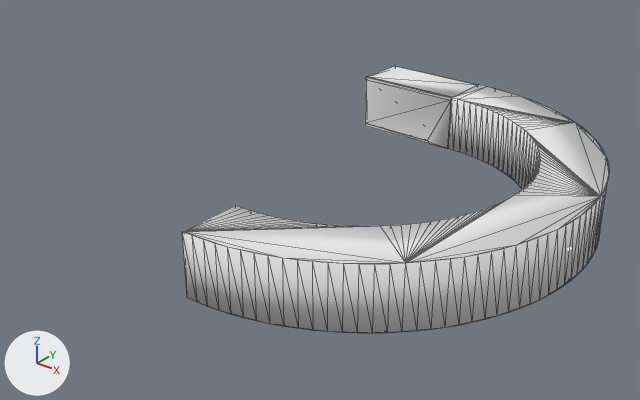
The FBX model Assets/Models/Unknown/L0-4.fbx: old version first, new version second.
One viewpoint serves both versions: a 50 mm camera at (4.89, -7.46, 3.13) aimed at (0.83, -2.38, -0.02). Lighting does not change. The marker at lower left points along +X, +Y and +Z. Mesh edges are drawn as thin lines. Where no turn or scale is listed for an object, it has been applied to the vertices.
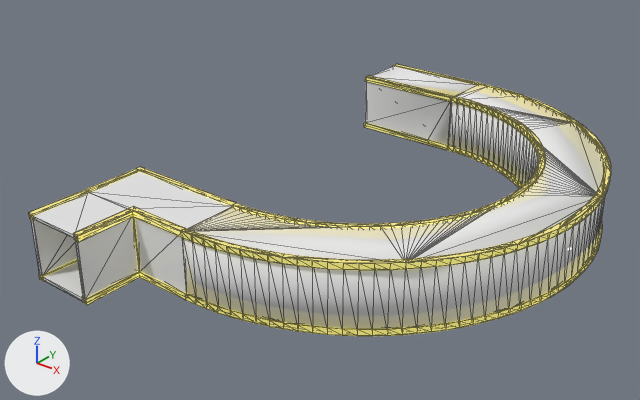
The newer file is also turned or shifted as a whole; pictures and numbers use the older file's frame.

Boxes [x1, y1, x2, y2] around the edits, measured in the pictures (640 x 400 px):
'Light', added
    after: [29, 64, 611, 336]
    faces in mat_02___default (beige #f7e4a5): [393, 64, 479, 85]
'Wall2', added
    after: [31, 172, 231, 303]

Diff of the bpy script that builds the scene:
```diff
--- a/Assets/Models/Unknown/L0-4.fbx.py
+++ b/Assets/Models/Unknown/L0-4.fbx.py
@@ mat_02___default @@
+mat_02___default = principled_material('02 - Default')
+mat_02___default.base_color = (0.933, 0.774, 0.374)  # beige #f7e4a5
+mat_02___default.metallic = 1.0
+mat_02___default.roughness = 0.08
+mat_02___default.emission_color = (1.0, 0.933, 0.192)  # yellow #fff779
+mat_02___default.emission_strength = 0.5
@@ me_mesh_002 @@
+me_mesh_002.from_pydata(...)  # 136 vertices, 272 faces; spans x -0.267..0.775, y -0.26..0.768, z 0.0..0.533
+# faces by material slot: [232, 40]
+me_mesh_002.materials.append(mat_01___default)  # white #eaeaea
+me_mesh_002.materials.append(mat_01___default)  # white #eaeaea
@@ me_mesh_1 @@
+me_mesh_1.from_pydata(...)  # 1321 vertices, 2576 faces; spans x -0.55..2.57, y -4.06..0.53, z -0.51..0.05
+# faces by material slot: [2564, 12]
+me_mesh_1.materials.append(mat_02___default)  # beige #f7e4a5
+me_mesh_1.materials.append(mat_02___default)  # beige #f7e4a5
@@ ob_wall2 @@
+ob_wall2 = bpy.data.objects.new('Wall2', me_mesh_002)
+ob_wall2.location = (-0.013, -4.058, -0.267)
@@ ob_light @@
+ob_light = bpy.data.objects.new('Light', me_mesh_1)
+ob_light.location = (0.254, -0.254, 0.229)
```
